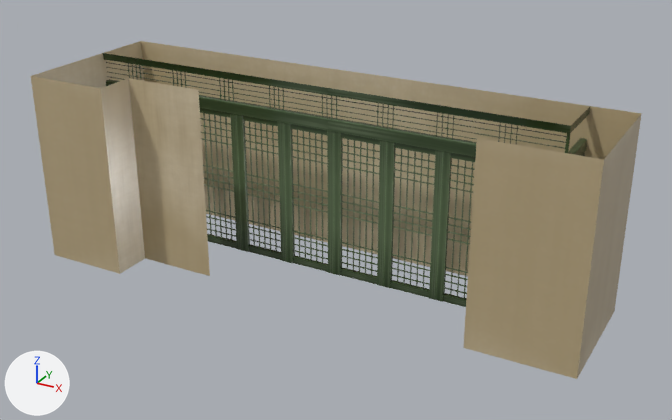
What one commit did to the FBX model Assets/04.Graphics/Environment/BoardGameRoom/12.TraditionalKoreanHouse/Models/Baked/TraditionalKoreanHouse_PassageWall.fbx.
Both versions are drawn from a camera (50 mm lens) standing at (5.59, -6.54, 5.94) and looking at (0.25, 3.15, 1.09). Every picture has the same lights, and +X, +Y and +Z are marked at lower left. Where no turn or scale is listed for an object, it has been applied to the vertices. Vertices at the same position are counted once.

The first picture shows 'TraditionalKoreanHouse_PassageWall'.
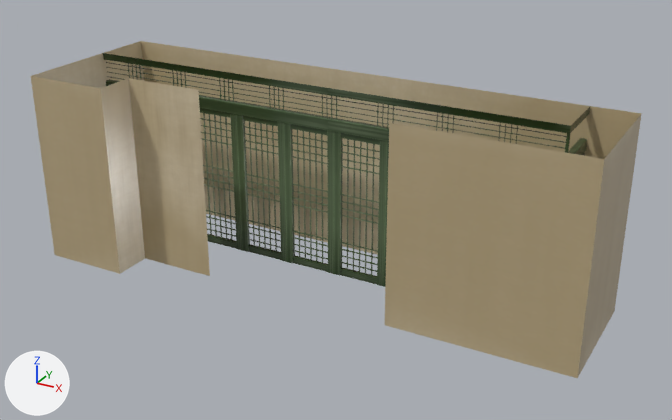
What changed in the scene script:
```text
Change me_mesh:
    where me_mesh.from_pydata(...)  # 2624 vertices, 1224 faces; spans x -3.71..3.71, y -1.12..1.12, z -1.31..1.31
    used by ob_traditionalkoreanhouse_passagewall; location = (-0.01, 3.12, 1.31)
    me_mesh part 1
    me_mesh.vertices[44].co: (3.71, -0.62, 1.31) -> (3.71, -0.6, 1.31)  # pixel (604, 159)
    me_mesh.vertices[47].co: (3.71, -0.62, -1.31) -> (3.71, -0.6, -1.31)  # pixel (577, 379) -> pixel (577, 378)
    me_mesh.vertices[48].co: (2.35, -0.62, -1.31) -> (1.3, -0.6, -1.31)  # pixel (463, 347) -> pixel (384, 325)
    me_mesh.vertices[49].co: (2.35, -0.62, 1.31) -> (1.3, -0.6, 1.31)  # pixel (476, 138) -> pixel (389, 122)
```

Where the change shows, as pixel boxes (x1, y1, x2, y2) in the pictures (672 x 420 px; the box of a moved part takes in the faces that stretch with it):
'TraditionalKoreanHouse_PassageWall', reshaped: before (31, 41, 642, 379); after (31, 41, 642, 378)
part 1 of me_mesh, moved or reshaped: before (463, 115, 641, 379); after (385, 115, 641, 378)
